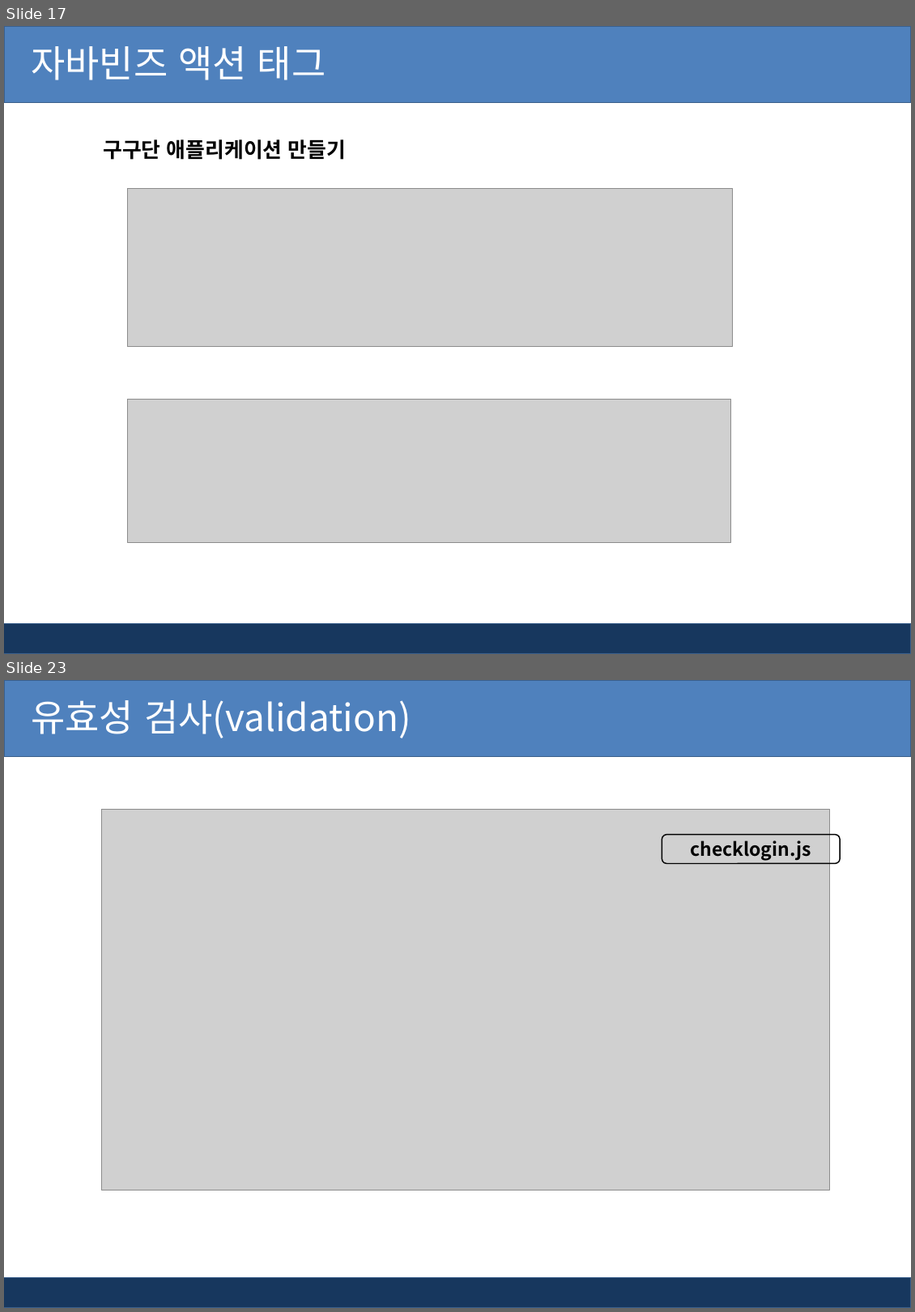
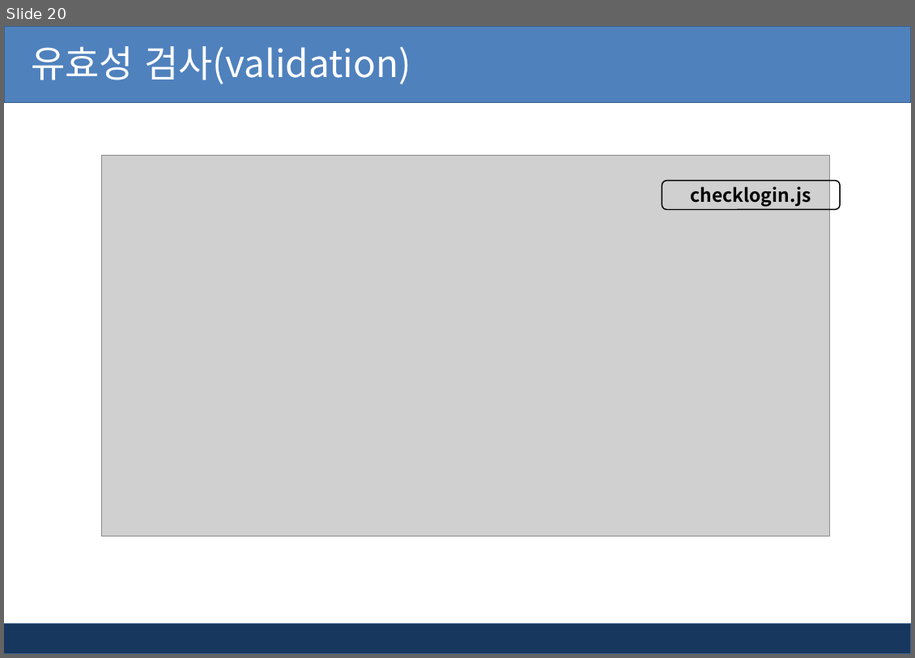
Before and after one commit to kiyongee2/green_project_web, a slide deck: jsp_ppt/6장. jsp 유효성검사와 정규표현식.pptx. Shown one above the other, each under a label of ours: slides 17 and 23 before the commit, slide 20 after it; the slides between them are not shown. The pictures are 915x1312 and 915x658 pixels, drawn with LibreOffice and Linux fonts; fonts in the diff are those of the drawing; grey boxes stand for pictures; background and template pictures are left out. Boxes give left, top, right and bottom in pixels: in the first picture for what was removed or moved away, otherwise in the second. Text is boxed around its words. In the diff, an @@ line names an element or a change of style, - is before the commit and + after.

```diff
--- a/jsp_ppt/6장. jsp 유효성검사와 정규표현식.pptx
+++ b/jsp_ppt/6장. jsp 유효성검사와 정규표현식.pptx
@@ slide 17 removed at (4,26,911,654), background #FFFFFF; not listed: 2 template elements that a slide beside it also shows @@
@@ text removed at (31,46,326,80) @@
-자바빈즈 액션 태그
@@ text removed at (103,139,346,160) @@
-구구단 애플리케이션 만들기
@@ picture removed at (127,189,733,347) @@
@@ picture removed at (127,399,731,543) @@
@@ what was slide 23 is now slide 20 @@
```
Also in this commit, not shown: 9 slides changed, 1 slide added, 3 other slides removed, 16 other files.
